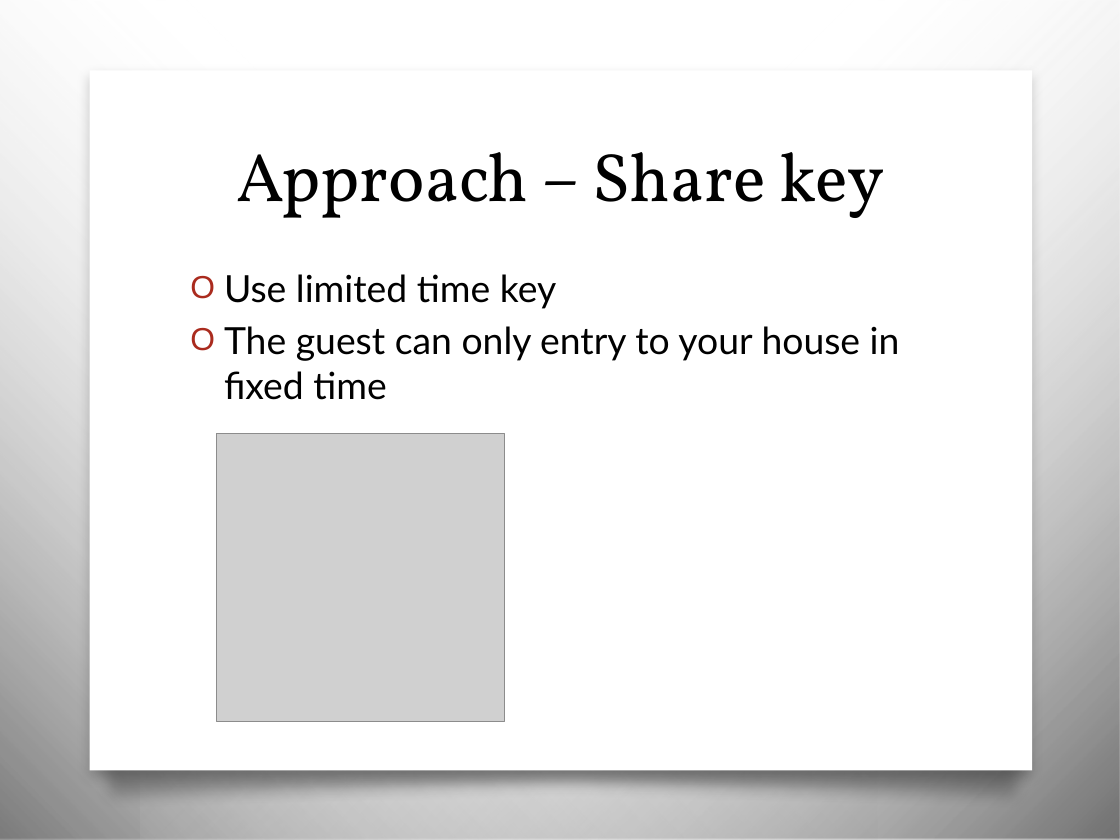
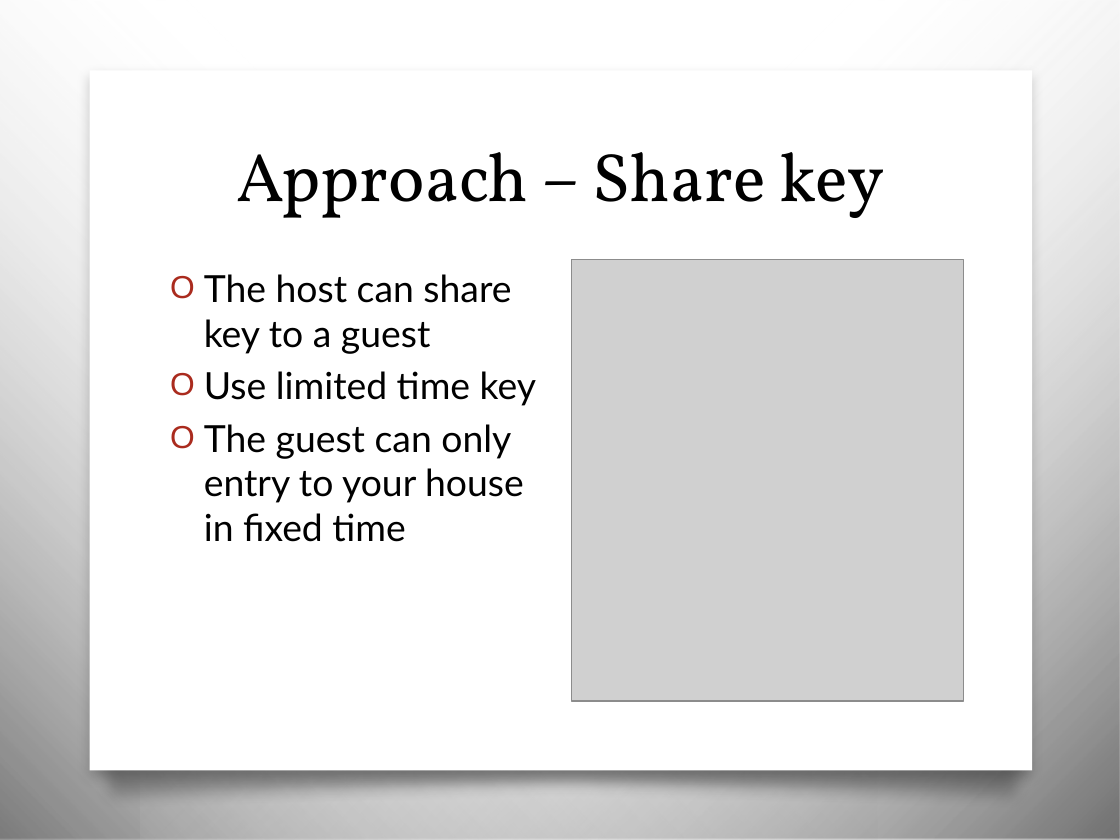
Before and after one commit to foretell412/term2012, a slide deck: slide 9 of Presentation1.pptx (slide 8 before the commit). Drawn at 1120x840 pixels with LibreOffice and Linux fonts; fonts in the diff are those of the drawing; grey boxes stand for pictures; background and template pictures are left out. Boxes give left, top, right and bottom in pixels: in the first picture for what was removed or moved away, otherwise in the second. Text is boxed around its words. In the diff, an @@ line names an element or a change of style, - is before the commit and + after.

```diff
--- a/Presentation1.pptx
+++ b/Presentation1.pptx
@@ text "The host can share key ...": place and size @@
-text "The host can share key ..." at [224,274,900,400]
+text "The host can share key ..." at [204,274,536,542]
@@ picture: place and size @@
-picture at [217,433,505,721]
+picture at [571,260,963,701]
@@ text at [204,274,511,354]: paragraph added @@
+O The host can share key to a guest
```
Also in this commit, not shown: 3 other slides changed, 1 slide added, 2 other files.
